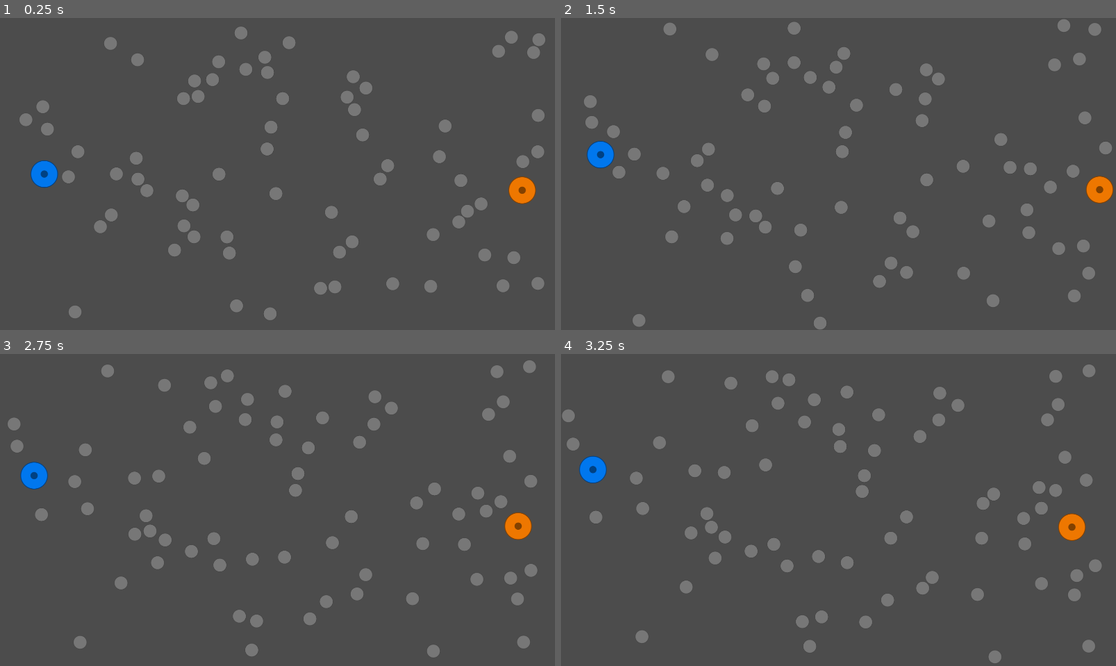
Above: before the commit, frames 1-4 (two rows, left to right).
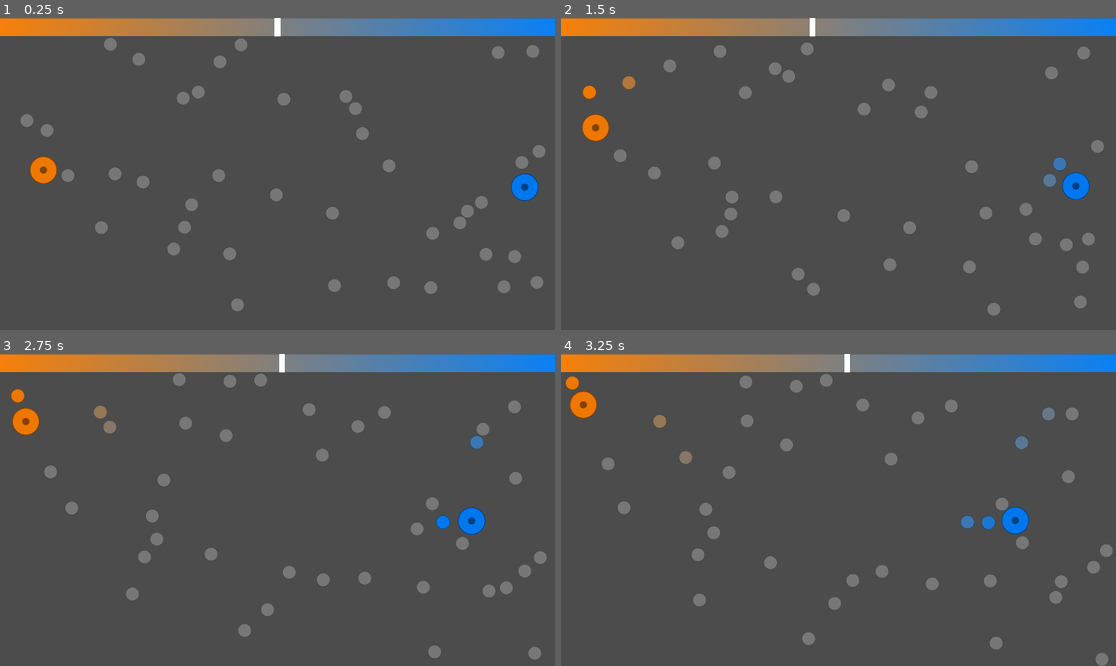
Above: after the commit, the same moments.

Repository: TomLarrow/Bounce_Battle
Game: Godot game, scene res://Main/Main.tscn
The game is run twice, just before and just after one commit, with the same random seed, the same clock (stepped at 60 frames per second) and the same inputs.
Inputs:
- Up to frame 1 (0.25 s): no input
- Up to frame 2 (1.5 s): no input
- Up to frame 3 (2.75 s): no input
- Up to frame 4 (3.25 s): no input

The runs differ from the first frame. In frame 1, 9.6% of the frame differs, in the area x 0-100%, y 0-97%; in frame 2, 14%; in frame 3, 14%; in frame 4, 14%, in the area x 0-100%, y 0-100%.

Commit message:
Pretty cool simulation, no win or lose state

Diff:
--- a/Balls/Ball.gd
+++ b/Balls/Ball.gd
@@ -6,13 +6,28 @@
 onready var ball_texture = get_node("Ball_Sprite")
 
 func _ready():
-	var score_color = Color(1.0-score,0.5,score,1)
-	ball_texture.modulate = score_color
+	self.set_meta("ball",true)
 	var initial_velocity = Vector2( rand_range(-1, 1), rand_range( -1, 1)).normalized()
 	apply_impulse(Vector2(), initial_velocity * ball_speed)
+	set_color(score)
 
 
 #func _process(delta):
 #	# Called every frame. Delta is time since last frame.
 #	# Update game logic here.
 #	pass
+
+
+func _on_Ball_body_entered( body ):
+	if (body.has_meta("player")):
+		score = body.score
+		set_color(score)
+
+	if (body.has_meta("ball")):
+		score = (score + body.score)/2
+		set_color(score)
+
+
+func set_color(score):
+	var score_color = Color(1.0-score,0.5,score,1)
+	ball_texture.modulate = score_color
--- a/Balls/Ball.tscn
+++ b/Balls/Ball.tscn
@@ -20,8 +20,8 @@
 gravity_scale = 1.0
 custom_integrator = false
 continuous_cd = 0
-contacts_reported = 0
-contact_monitor = false
+contacts_reported = 1
+contact_monitor = true
 sleeping = false
 can_sleep = true
 linear_velocity = Vector2( 0, 0 )
@@ -41,3 +41,5 @@
 
 visible = false
 shape = SubResource( 1 )
+
+[connection signal="body_entered" from="." to="." method="_on_Ball_body_entered"]
--- a/Main/Ball_Controller.gd
+++ b/Main/Ball_Controller.gd
@@ -1,21 +1,30 @@
 extends Node
 
 export (int) var ball_speed
+export (int) var num_balls
 onready var ball = preload("res://Balls/Ball.tscn")
+onready var score_bar = get_node("Score_Bar")
 var width=1920
 var height=1080
 var border=32
+var score
+var totalscore
 
 func _ready():
 	randomize()
 
-	for i in 70:
+	for i in num_balls:
 		var b = ball.instance()
 		b.position=Vector2(rand_range(border,width-border),rand_range(border,height-border))
 		b.ball_speed = ball_speed
 		add_child(b)
 
-#func _process(delta):
-#	# Called every frame. Delta is time since last frame.
-#	# Update game logic here.
-#	pass
+func _process(delta):
+	totalscore=0
+	for n in get_children():
+		if (n.has_meta("ball")):
+			totalscore += n.score
+
+	score = totalscore/num_balls
+	#print(score)
+	score_bar.position.x=((score*100 -40) * 96)
--- a/Main/Main.tscn
+++ b/Main/Main.tscn
@@ -1,7 +1,9 @@
-[gd_scene load_steps=5 format=2]
+[gd_scene load_steps=7 format=2]
 
-[ext_resource path="res://Main/Ball_Controller.gd" type="Script" id=1]
-[ext_resource path="res://Players/Player.tscn" type="PackedScene" id=2]
+[ext_resource path="res://Main/gradient.png" type="Texture" id=1]
+[ext_resource path="res://Main/Ball_Controller.gd" type="Script" id=2]
+[ext_resource path="res://Main/bar.png" type="Texture" id=3]
+[ext_resource path="res://Players/Player.tscn" type="PackedScene" id=4]
 
 [sub_resource type="RectangleShape2D" id=1]
 
@@ -17,7 +19,6 @@
 
 [node name="Walls" type="Node" parent="." index="0"]
 
-editor/display_folded = true
 _sections_unfolded = [ "Transform" ]
 
 [node name="Left_Wall" type="StaticBody2D" parent="Walls" index="0"]
@@ -39,7 +40,7 @@
 
 [node name="Top_Wall" type="StaticBody2D" parent="Walls" index="1"]
 
-position = Vector2( 960, -32 )
+position = Vector2( 960, 32 )
 input_pickable = false
 collision_layer = 1
 collision_mask = 1
@@ -52,6 +53,13 @@
 [node name="Horizontal_Wall" type="CollisionShape2D" parent="Walls/Top_Wall" index="0"]
 
 shape = SubResource( 2 )
+
+[node name="gradient" type="Sprite" parent="Walls/Top_Wall" index="1"]
+
+position = Vector2( 0, 0.293091 )
+scale = Vector2( 1, 1.91834 )
+texture = ExtResource( 1 )
+_sections_unfolded = [ "Transform" ]
 
 [node name="Bottom_Wall" type="StaticBody2D" parent="Walls" index="2"]
 
@@ -88,17 +96,27 @@
 
 [node name="Ball_Controller" type="Node" parent="." index="1"]
 
-script = ExtResource( 1 )
-ball_speed = 40
+script = ExtResource( 2 )
+ball_speed = 60
+num_balls = 40
 
-[node name="Player" parent="." index="2" instance=ExtResource( 2 )]
+[node name="Score_Bar" type="Sprite" parent="Ball_Controller" index="0"]
+
+position = Vector2( 960, 32 )
+texture = ExtResource( 3 )
+_sections_unfolded = [ "Transform" ]
+
+[node name="Player" parent="." index="2" instance=ExtResource( 4 )]
 
 position = Vector2( 156.087, 553.859 )
-ball_speed = 60
+mass = 10000.0
+custom_integrator = true
+ball_speed = 120
+score = 0.0
+
+[node name="Player2" parent="." index="3" instance=ExtResource( 4 )]
+
+position = Vector2( 1787.45, 586.587 )
+mass = 10000.0
+ball_speed = 120
 score = 1.0
-
-[node name="Player2" parent="." index="3" instance=ExtResource( 2 )]
-
-position = Vector2( 1792.49, 596.657 )
-ball_speed = 60
-score = 0.0
--- a/Players/Player.gd
+++ b/Players/Player.gd
@@ -5,6 +5,8 @@
 
 func _ready():
 
+	self.set_meta("player", true)
+
 	var score_color = Color(1.0-score,0.5,score,1)
 	get_node("Player_Sprite").modulate = score_color
 
Binary file added: Main/bar.png
Not shown, added: Main/bar.png.import
Binary file added: Main/gradient.png
Not shown, added: Main/gradient.png.import
